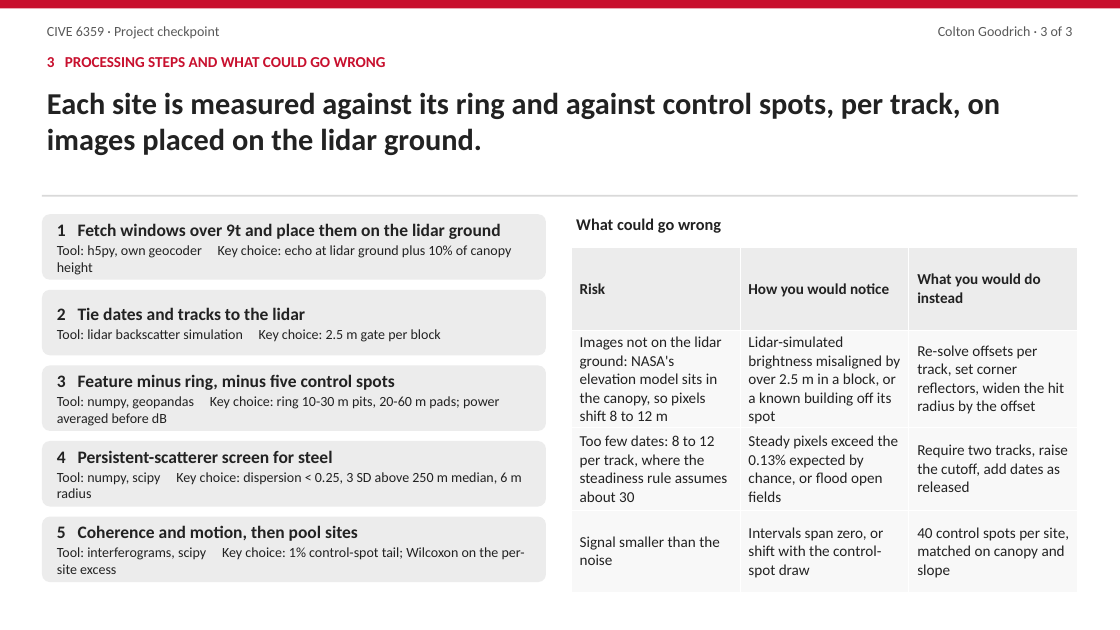
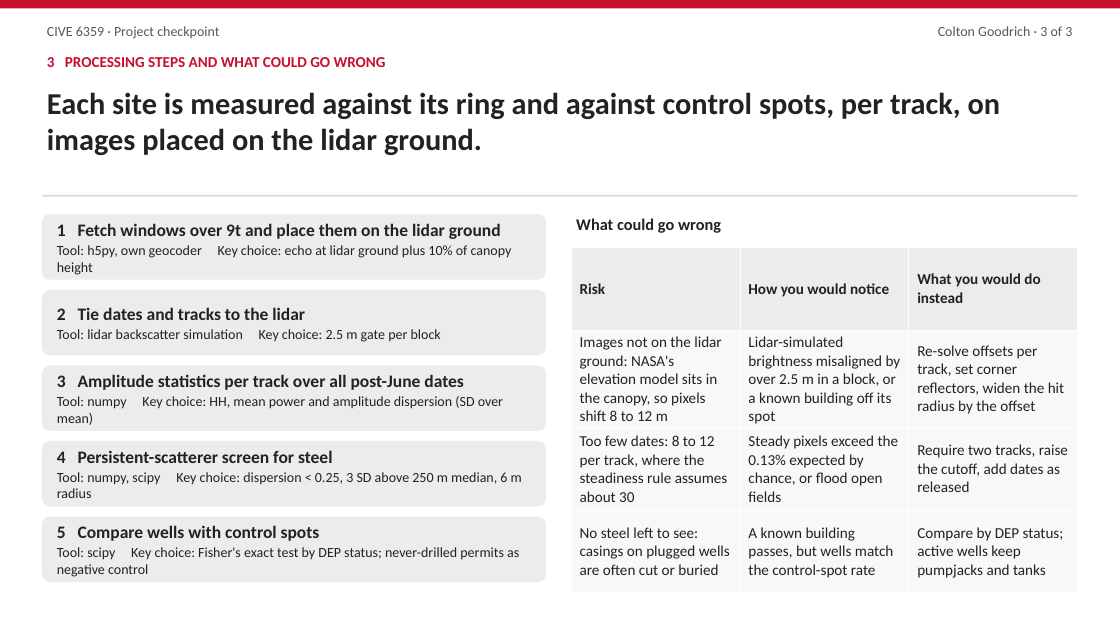
Before and after one commit to clgoodrich/lidar_project, a slide deck: slide 3 of nisar/writeup/nisar_checkpoint_slides_design_9t.pptx. Drawn at 1120x630 pixels with LibreOffice and Linux fonts; fonts in the diff are those of the drawing. Boxes give left, top, right and bottom in pixels: in the first picture for what was removed or moved away, otherwise in the second. Text is boxed around its words. In the diff, an @@ line names an element or a change of style, - is before the commit and + after.

```diff
--- a/nisar/writeup/nisar_checkpoint_slides_design_9t.pptx
+++ b/nisar/writeup/nisar_checkpoint_slides_design_9t.pptx
@@ table at [571,248,1078,582] @@
-row 4: Signal smaller than the noise | Intervals span zero, or shift with the control-spot draw | 40 control spots per site, matched on canopy and slope
+row 4: No steel left to see: casings on plugged wells are often cut or buried | A known building passes, but wells match the control-spot rate | Compare by DEP status; active wells keep pumpjacks and tanks
@@ text in rounded rectangle at [57,374,503,409]: text changed @@
-3 Feature minus ring, minus five control spots
-Tool: numpy, geopandas Key choice: ring 10-30 m pits, 20-60 m pads; power averaged before dB
+3 Amplitude statistics per track over all post-June dates
+Tool: numpy Key choice: HH, mean power and amplitude dispersion (SD over mean)
@@ text in rounded rectangle at [57,525,519,577]: text changed @@
-5 Coherence and motion, then pool sites
-Tool: interferograms, scipy Key choice: 1% control-spot tail; Wilcoxon on the per-site excess
+5 Compare wells with control spots
+Tool: scipy Key choice: Fisher's exact test by DEP status; never-drilled permits as negative control
```
Also in this commit, not shown: 1 other slide changed, 2 other files.
